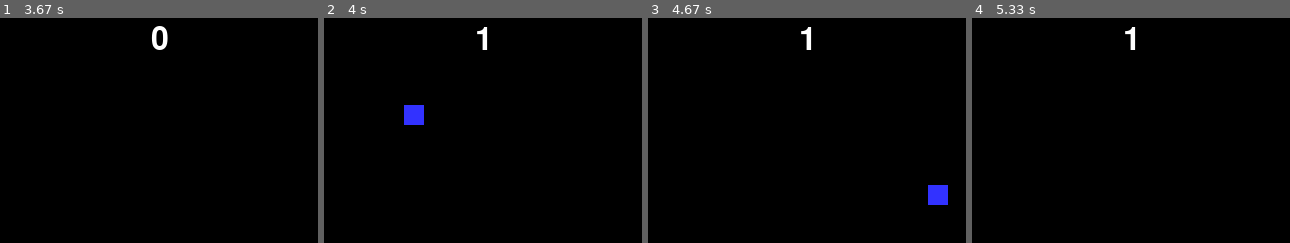
Above: before the commit, frames 1-4 (left to right).
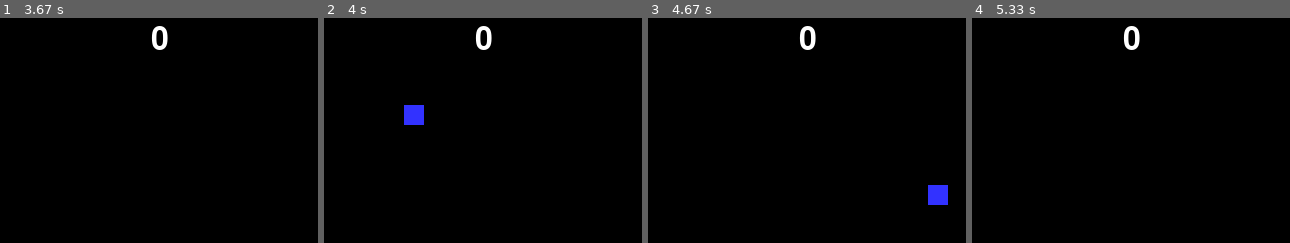
Above: after the commit, the same moments.

Repository: LawButDev/Law-ClassWork
Game: pygame game, started from Coding Tasks(carroll)/pygame/pong.py
The game is run twice, just before and just after one commit, with the same random seed, the same clock (stepped at 60 frames per second) and the same inputs.
Inputs:
- Up to frame 1 (3.67 s): hold Up 0.33-0.8 s; hold Down 0.83-1.13 s; hold Up 1.17-1.53 s; hold Down 1.57-1.93 s; hold Up 1.97-2.27 s; hold Down 2.3-2.6 s; hold Up 2.63-3 s; hold Down 3.03-3.4 s; hold Up from 3.43 s (still down)
- Up to frame 2 (4 s): release Up at 3.73 s; hold Down from 3.77 s (still down)
- Up to frame 3 (4.67 s): release Down at 4.07 s; hold Up 4.1-4.47 s; hold Down from 4.5 s (still down)
- Up to frame 4 (5.33 s): release Down at 4.87 s; hold Up 4.9-5.2 s; hold Down from 5.23 s (still down)
The pictures show only the part of the screen within x 25-75%, y 45-95%; the shares and areas given below are measured in that part.

Frame 1 is identical in both runs. In frame 2, 0.4% of the frame differs, in the area x 47-53%, y 3-15%; in frame 3, 0.4%; in frame 4, 0.4%.

Commit message:
pucks no longer spawn when youre outside the map

Diff:
--- /dev/null
+++ b/Coding Tasks(CartRight/tileRPG.py
@@ -0,0 +1,261 @@
+import pygame
+
+from pathfinding.core.diagonal_movement import DiagonalMovement
+from pathfinding.core.grid import Grid
+from pathfinding.finder.a_star import AStarFinder
+
+# -- global constants
+maxsizex = 25
+maxsizey = 25
+tilesize = 20
+UIsectionsize = 5
+enemymoverate = 60
+
+map = [\
+    "%%%%%%%%%%%%%%%%%%%%%%%%%",
+    "%       #              e%",
+    "%                       %",
+    "%                       %",
+    "%                       %",
+    "%                       %",
+    "%                       %",
+    "%                       %",
+    "%                       %",
+    "%       #               %",
+    "%        #              %",
+    "%         #             %",
+    "%                       %",
+    "%                       %",
+    "%                       %",
+    "%                       %",
+    "%                       %",
+    "%                       %",
+    "%                       %",
+    "%                       %",
+    "%                       %",
+    "%                       %",
+    "%                       %",
+    "%e                     e%",
+    "%%%%%%%%%%%%%%%%%%%%%%%%%"]
+
+matrix = [[0 for y in range(maxsizey)] for x in range(maxsizex)]
+for y in range(maxsizey):
+            for x in range (maxsizex):
+                if map[x][y] == " ":
+                    matrix[x][y] = 1
+                elif map[x][y] == "#" or map[x][y] == "%":
+                    matrix[x][y] = 0
+                elif map[x][y] == "e":
+                    matrix[x][y] = 1
+grid = Grid(matrix=matrix)
+finder = AStarFinder(diagonal_movement=DiagonalMovement.never)
+
+# -- Colours
+BLACK = (0,0,0)
+WHITE = (255,255,255)
+BLUE = (50,50,255)
+YELLOW = (255,255,0)
+RED = (255,0,0)
+GREEN = (0,255,0)
+BLUE =(0,0,255)
+
+# -- initialise PyGame
+pygame.init()
+
+# -- Blank Screen
+size = (maxsizex * tilesize,maxsizey*tilesize + UIsectionsize * tilesize)
+screen = pygame.display.set_mode(size)
+
+# -- Title of new window/screen
+pygame.display.set_caption("TileRPG")
+
+#class definitions
+
+## -- wall class
+class outerwall(pygame.sprite.Sprite):
+    # Define the constructor for the wall
+    def __init__(self, color, width, height, x_ref, y_ref):
+        # Call the sprite constructor
+        super().__init__()
+        # Create a sprite and fill it with colour
+        self.image = pygame.Surface([width*tilesize,height*tilesize])
+        self.image.fill(color)
+        self.rect = self.image.get_rect()
+        # Set the position of the wall's attributes
+        self.rect.x = x_ref
+        self.rect.y = y_ref
+
+class innerwall(pygame.sprite.Sprite):
+    # Define the constructor for the wall
+    def __init__(self, color, width, height, x_ref, y_ref):
+        # Call the sprite constructor
+        super().__init__()
+        # Create a sprite and fill it with colour
+        self.image = pygame.Surface([width*tilesize,height*tilesize])
+        self.image.fill(color)
+        self.rect = self.image.get_rect()
+        # Set the position of the wall's attributes
+        self.rect.x = x_ref
+        self.rect.y = y_ref
+
+## -- the player class (sprite)
+class player(pygame.sprite.Sprite):
+    # Define the constructor for the player
+    def __init__(self, color, width, height, x_ref, y_ref):
+        # Call the sprite constructor
+        super().__init__()
+        # Create a sprite and fill it with colour
+        self.image = pygame.Surface([width,height],pygame.SRCALPHA)
+        #self.image.fill(color)
+        self.rect = self.image.get_rect()
+        pygame.draw.circle(self.image, color, (width//2, height//2), width//2)
+        # Set the position of the player attributes
+        self.rect.x = x_ref
+        self.rect.y = y_ref
+        self.health = 100
+        self.money = 0
+        self.score = 0
+    def update(self):
+        updated = True
+
+class enemy(pygame.sprite.Sprite):
+    # Define the constructor for the player
+    def __init__(self, color, width, height, x_ref, y_ref):
+        # Call the sprite constructor
+        super().__init__()
+        # Create a sprite and fill it with colour
+        self.image = pygame.Surface([width*tilesize,height*tilesize])
+        self.image.fill(color)
+        self.width = width
+        self.height = height
+        self.rect = self.image.get_rect()
+        #pygame.draw.circle(self.image, color, (width//2, height//2), width//2)
+        # Set the position of the player attributes
+        self.rect.x = x_ref
+        self.rect.y = y_ref
+        self.health = 60
+        self.targetx = self.rect.x + self.width // 2
+        self.targety = self.rect.y + self.height // 2
+        self.movecounter = 0
+    def update(self):
+        #definitions for later calculations
+        xgrid = (self.rect.x) // tilesize
+        ygrid = (self.rect.y) // tilesize
+        centrex = self.rect.x + (self.width * tilesize) // 2
+        centrey = self.rect.y + (self.height * tilesize) // 2
+
+        #pathfinding logic
+        if (self.targetx == centrex) and (self.targety == centrey):
+            start = grid.node(ygrid - 1, xgrid - 1)
+            end = grid.node((PC.rect.y + PC.rect.height // 2) //  tilesize, (PC.rect.x + PC.rect.width // 2) // tilesize)
+            path, runs = finder.find_path(start, end, grid)
+            grid.cleanup()
+            if len(path) <= 1:
+                oneblock = True
+            else:
+                oneblock = False
+                self.targetx = (int(path[1][1]) * tilesize + tilesize // 2)
+                self.targety = (int(path[1][0]) * tilesize + tilesize // 2)
+        else:
+            if (self.movecounter >= enemymoverate):
+                self.movecounter = 0
+                xdir = 0
+                ydir = 0
+                if centrex < self.targetx:
+                    xdir = 1
+                elif centrex > self.targetx:
+                    xdir = -1
+                elif centrey < self.targety:
+                    ydir = 1
+                elif centrey > self.targety:
+                    ydir = -1
+                self.rect.x += xdir * tilesize  // 2
+                self.rect.y += ydir * tilesize // 2
+
+            else:
+                self.movecounter += 1
+
+# Create a list of all sprites
+all_sprites_list = pygame.sprite.Group()
+wall_list = pygame.sprite.Group()
+enemy_list = pygame.sprite.Group()
+
+
+# -- Exit game flag set to false
+done = False
+
+# -- Manages how fast the screen refreshes
+clock = pygame.time.Clock()
+
+## --== instantiates the map
+for y in range(maxsizey):
+    for x in range (maxsizex):
+        if map[y][x] == "%":
+            new_wall = outerwall((200,30,30), 1, 1, x*tilesize, y *tilesize)
+            wall_list.add(new_wall)
+            all_sprites_list.add(new_wall)
+        if map[y][x] == "#":
+            new_wall = innerwall(RED, 1, 1, x*tilesize, y *tilesize)
+            wall_list.add(new_wall)
+            all_sprites_list.add(new_wall)
+        if map[y][x] == "e":
+            new_enemy = enemy(GREEN, 1, 1, x*tilesize, y *tilesize)
+            enemy_list.add(new_enemy)
+            all_sprites_list.add(new_enemy)
+
+# -- instantiates player
+PC = player(BLUE,tilesize ,tilesize ,tilesize*(maxsizex//2),tilesize*(maxsizey//2))
+all_sprites_list.add(PC)
+
+
+font = pygame.font.Font('freesansbold.ttf',32)
+### -- Game Loop
+
+while not done:
+    PC_oldX = PC.rect.x
+    PC_oldY = PC.rect.y
+    # -- user input and controls
+    for event in pygame.event.get():
+        if event.type == pygame.QUIT:
+            done = True
+    keys = pygame.key.get_pressed()
+    if keys[pygame.K_LEFT]:
+        PC.rect.x -= tilesize // 4
+    elif keys[pygame.K_RIGHT]:
+        PC.rect.x += tilesize // 4
+    if keys[pygame.K_UP]:
+        PC.rect.y -= tilesize // 4
+    elif keys[pygame.K_DOWN]:
+        PC.rect.y += tilesize // 4
+
+
+    # -- Game Logic goes after this comment
+    player_collide_list = pygame.sprite.spritecollide(PC, wall_list, False)
+    for foo in player_collide_list:
+        PC.rect.x = PC_oldX
+        PC.rect.y = PC_oldY
+
+    # -- screen background is WHITE
+
+    screen.fill(WHITE)
+
+    # -- Draw here
+    all_sprites_list.draw(screen)
+    all_sprites_list.update()
+    text = font.render(" | HP: " + str(PC.health) \
+                           + " | Money: " + str(PC.money) + " | Score: " \
+                       + str(PC.score) + " | ", True, BLACK)
+    textRect = text.get_rect()
+    textRect.center = ((maxsizex * tilesize) // 2,\
+                       maxsizey*tilesize + (UIsectionsize * tilesize) // 2)
+    screen.blit(text,textRect)
+
+    # -- flip display to reveal new position of objects
+    pygame.display.flip()
+
+    # - the clock ticks over
+    clock.tick(60)
+
+# - end of game loop
+
+pygame.quit()
--- a/Coding Tasks(carroll)/pygame/pacman.py
+++ b/Coding Tasks(carroll)/pygame/pacman.py
@@ -290,19 +290,20 @@
 
 
         # -- Game Logic goes after this comment
-        if pointspawncounter <= pointspawnfrequency:
-            pointspawncounter+= 1
-            if pointspawncounter == pointspawnfrequency:
-                puckspawned = False
-                while not puckspawned:
-                    xpos = random.randrange(0,maxsizex)
-                    ypos = random.randrange(0,maxsizey)
-                    if map[xpos][ypos] == " ":
-                        puckspawned = True
-                        pointspawncounter = 0
-                        my_pp = pointpuck(WHITE, 8,8,xpos*20 + 6 ,ypos*20 + 6)
-                        all_sprites_list.add(my_pp)
-                        pointpuck_list.add(my_pp)
+        if ((pacman.rect.x // 20 > 0) and (pacman.rect.y // 20 > 0) and (pacman.rect.x // 20 + 1  <= maxsizex - 1 ) and (pacman.rect.y  // 20 + 1 <= maxsizey -1 )):
+            if pointspawncounter <= pointspawnfrequency:
+                pointspawncounter+= 1
+                if pointspawncounter == pointspawnfrequency:
+                    puckspawned = False
+                    while not puckspawned:
+                        xpos = random.randrange(0,maxsizex)
+                        ypos = random.randrange(0,maxsizey)
+                        if map[xpos][ypos] == " ":
+                            puckspawned = True
+                            pointspawncounter = 0
+                            my_pp = pointpuck(WHITE, 8,8,xpos*20 + 6 ,ypos*20 + 6)
+                            all_sprites_list.add(my_pp)
+                            pointpuck_list.add(my_pp)
 
 
         # -- check for collision between pacman and walls
--- a/Coding Tasks(carroll)/pygame/pong.py
+++ b/Coding Tasks(carroll)/pygame/pong.py
@@ -67,6 +67,7 @@
     if (((x_padd <= x_val + ball_width) and (x_val <= x_padd + padd_length)) and ((y_padd <= y_val) and (y_val + ball_width <= y_padd + padd_width))):
         x_direction = (x_direction) * (-1)
         ball_speed += ball_speed_increase
+        score += 1
     if x_val + ball_width >= 640:
         x_direction = -ball_speed
     elif x_val + ball_width <= 0:
@@ -75,9 +76,9 @@
         y_direction = ball_speed
         x_val = 150
         y_val = 200
-        score += 1
-        if score >= 10:
-            done = True
+        score = 0
+        ##if score >= 10:
+            ##done = True
     if y_val + ball_width >= 450:
         y_direction = -ball_speed
     elif y_val <= 0:
Not shown, added: Tile Project Instructions.docx
